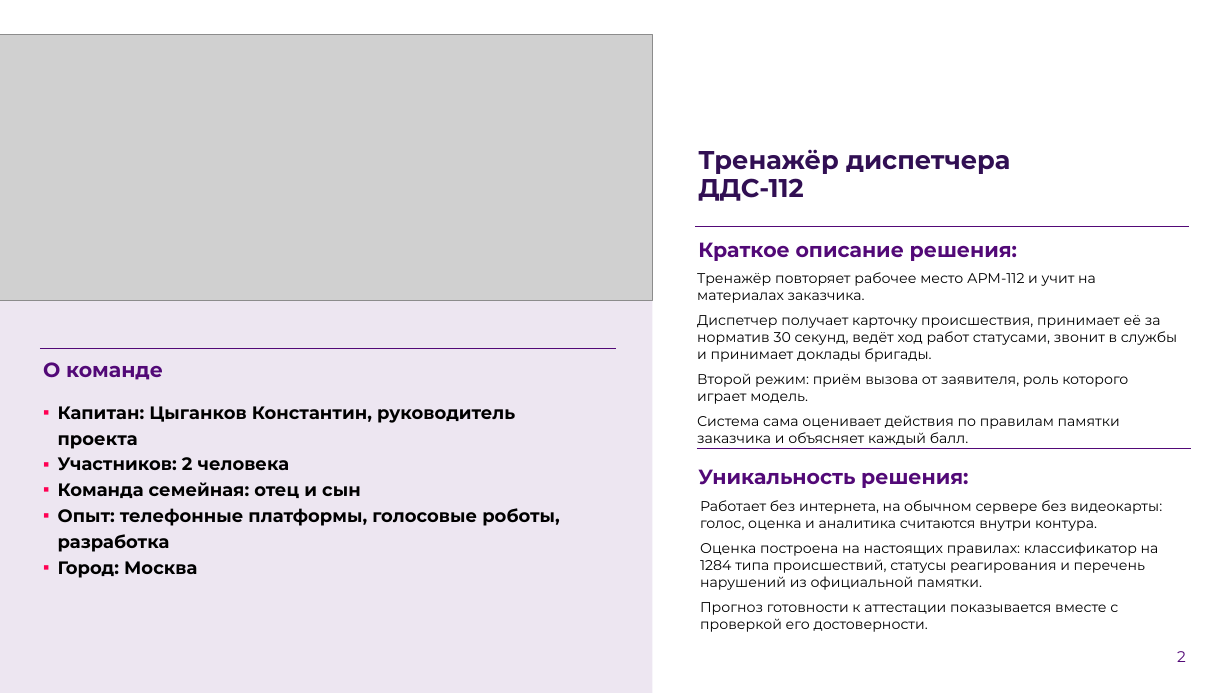
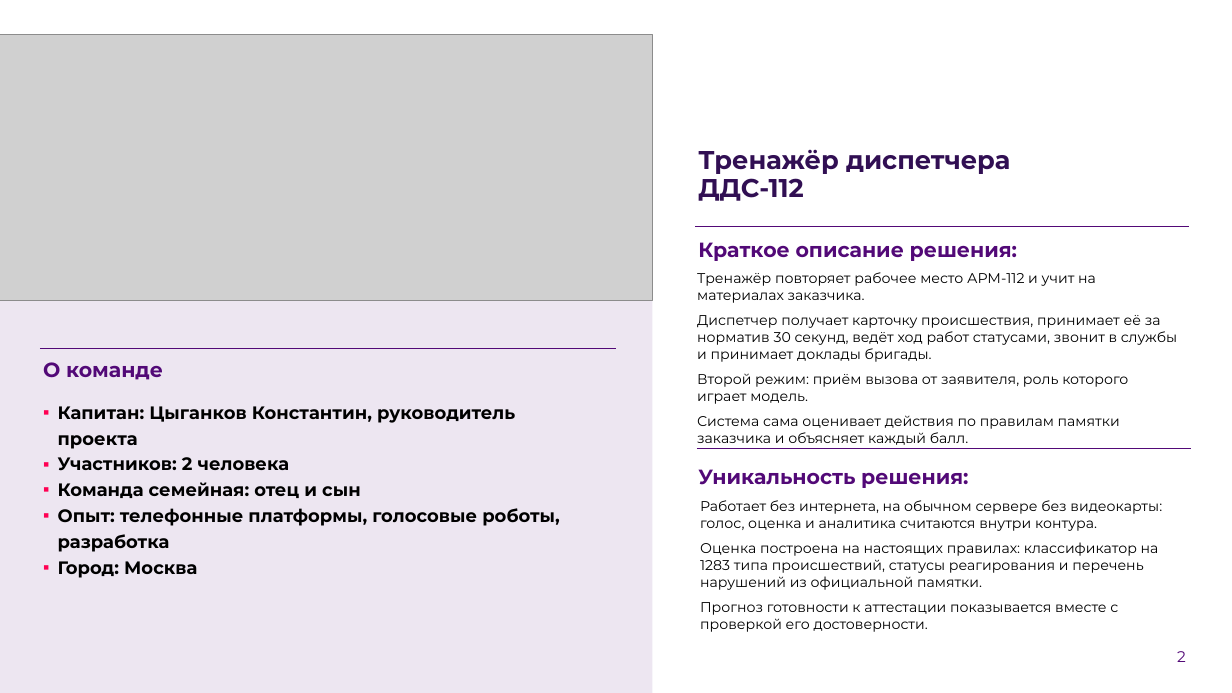
Before and after one commit to Vadik145-beep/lct-112-simulator, a slide deck: slide 2 of docs/presentation/ЛЦТ2026_Ультратех_задача9.pptx. Drawn at 1232x693 pixels with LibreOffice and Linux fonts; fonts in the diff are those of the drawing; grey boxes stand for pictures; background and template pictures are left out. Boxes give left, top, right and bottom in pixels: in the first picture for what was removed or moved away, otherwise in the second. Text is boxed around its words. In the diff, an @@ line names an element or a change of style, - is before the commit and + after.

Commit message:
docs: цифры презентации сверены с документами
Классификатор: 1283 итоговых типа, как в разборе датасета, а не 1284.
Матрица соответствия ТЗ: 174 пункта, 155 выполнено.

```diff
--- a/docs/presentation/ЛЦТ2026_Ультратех_задача9.pptx
+++ b/docs/presentation/ЛЦТ2026_Ультратех_задача9.pptx
@@ text at (x1=700, y1=542, x2=1159, y2=590): text changed @@
-Оценка построена на настоящих правилах: классификатор на 1284 типа происшествий, статусы реагирования и перечень нарушений из официальной памятки.
+Оценка построена на настоящих правилах: классификатор на 1283 типа происшествий, статусы реагирования и перечень нарушений из официальной памятки.
```
Also in this commit, not shown: 1 other slide changed, 2 other files.
